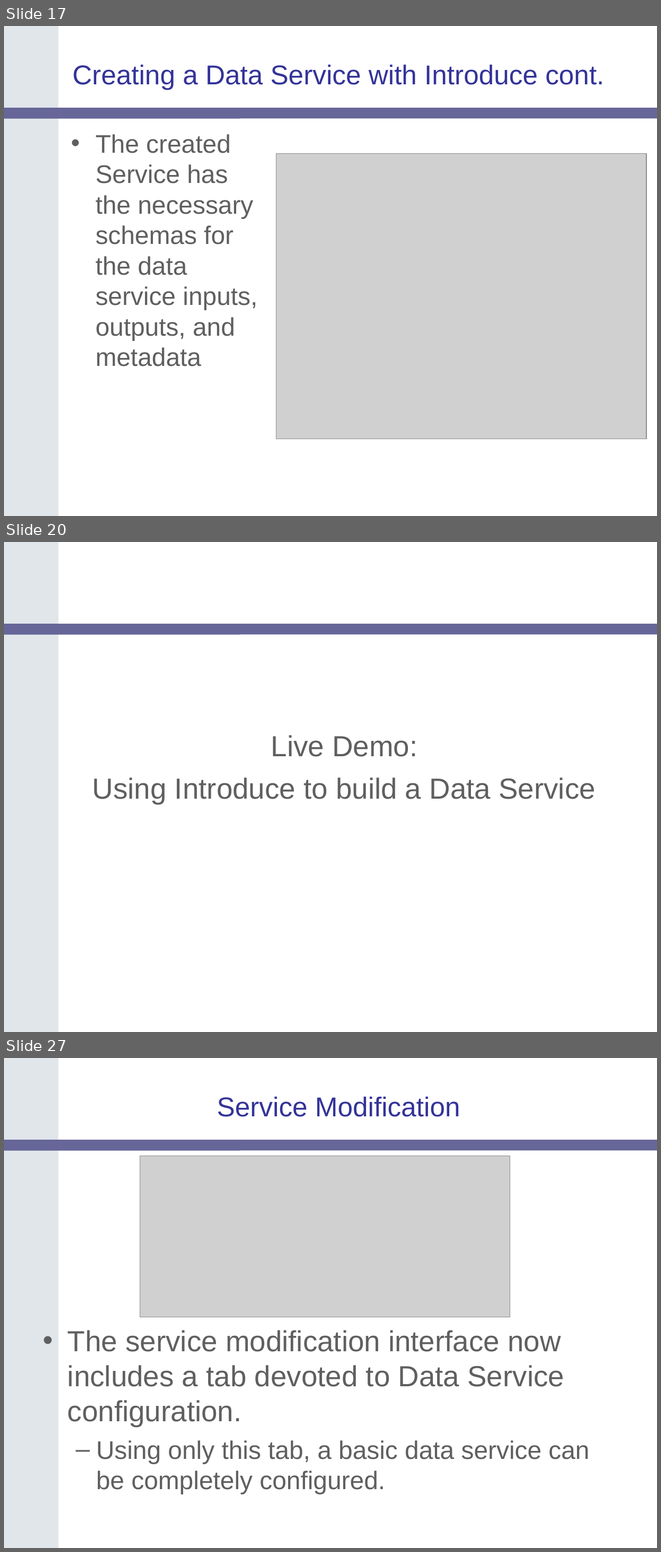
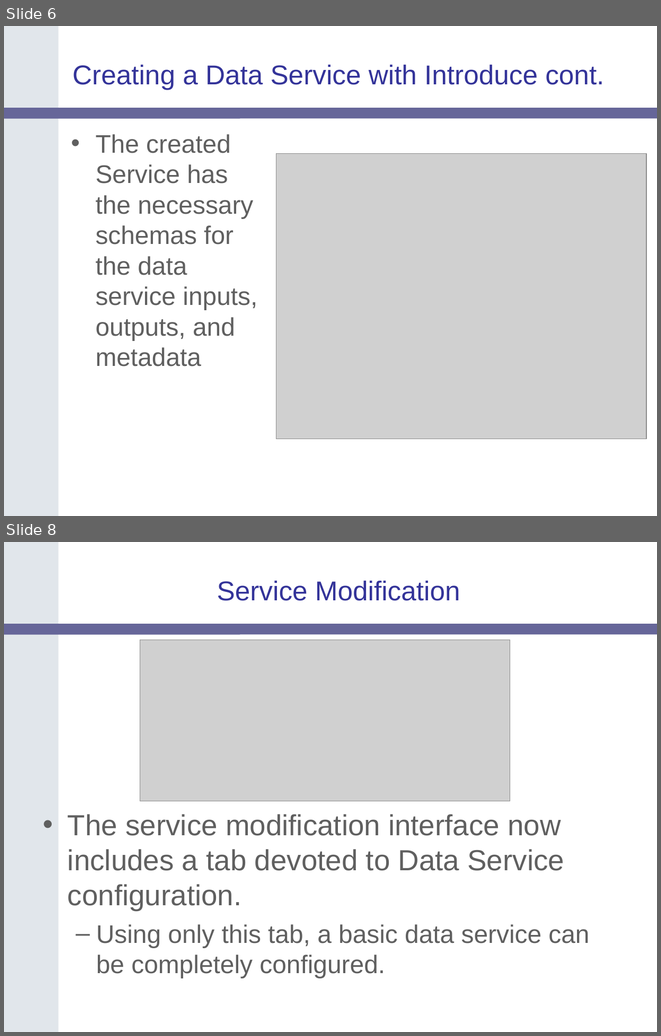
Before and after one commit to NCIP/cagrid-docs, a slide deck: presentations/200607_VCDE_ARCH/caGrid-1.0_Beta_Data-Services.ppt. Shown one above the other, each under a label of ours: slides 17, 20 and 27 before the commit, slides 6 and 8 after it; the slides between them are not shown. The pictures are 661x1552 and 661x1036 pixels, drawn with LibreOffice and Linux fonts; fonts in the diff are those of the drawing; grey boxes stand for pictures; background and template pictures are left out. Boxes give left, top, right and bottom in pixels: in the first picture for what was removed or moved away, otherwise in the second. Text is boxed around its words. In the diff, an @@ line names an element or a change of style, - is before the commit and + after.

```diff
--- a/presentations/200607_VCDE_ARCH/caGrid-1.0_Beta_Data-Services.ppt
+++ b/presentations/200607_VCDE_ARCH/caGrid-1.0_Beta_Data-Services.ppt
@@ slide 20 removed at [4,542,657,1032], background #FFFFFF; not listed: 2 template elements that a slide beside it also shows @@
@@ text removed at [93,735,595,804] @@
-Live Demo:
-Using Introduce to build a Data Service
@@ what was slide 17 is now slide 6 @@
@@ what was slide 27 is now slide 8 @@
```
Also in this commit, not shown: 4 slides changed, 1 slide added, 7 other slides removed.
